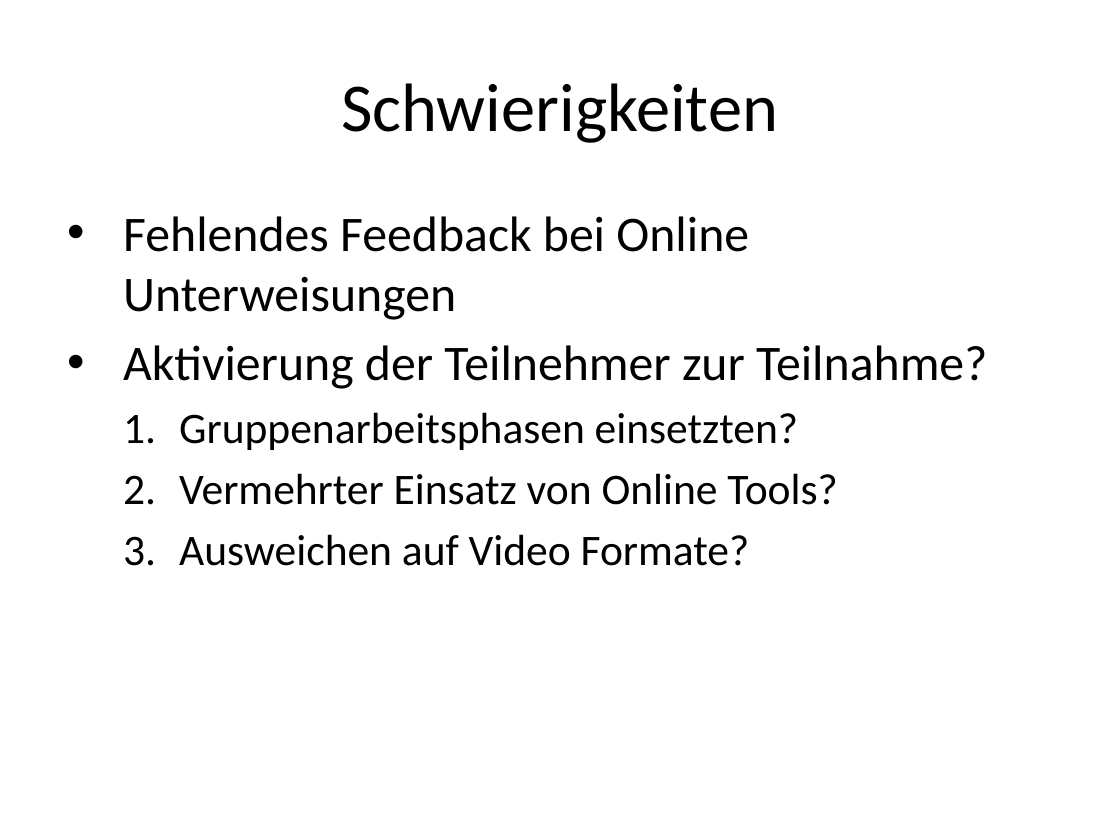
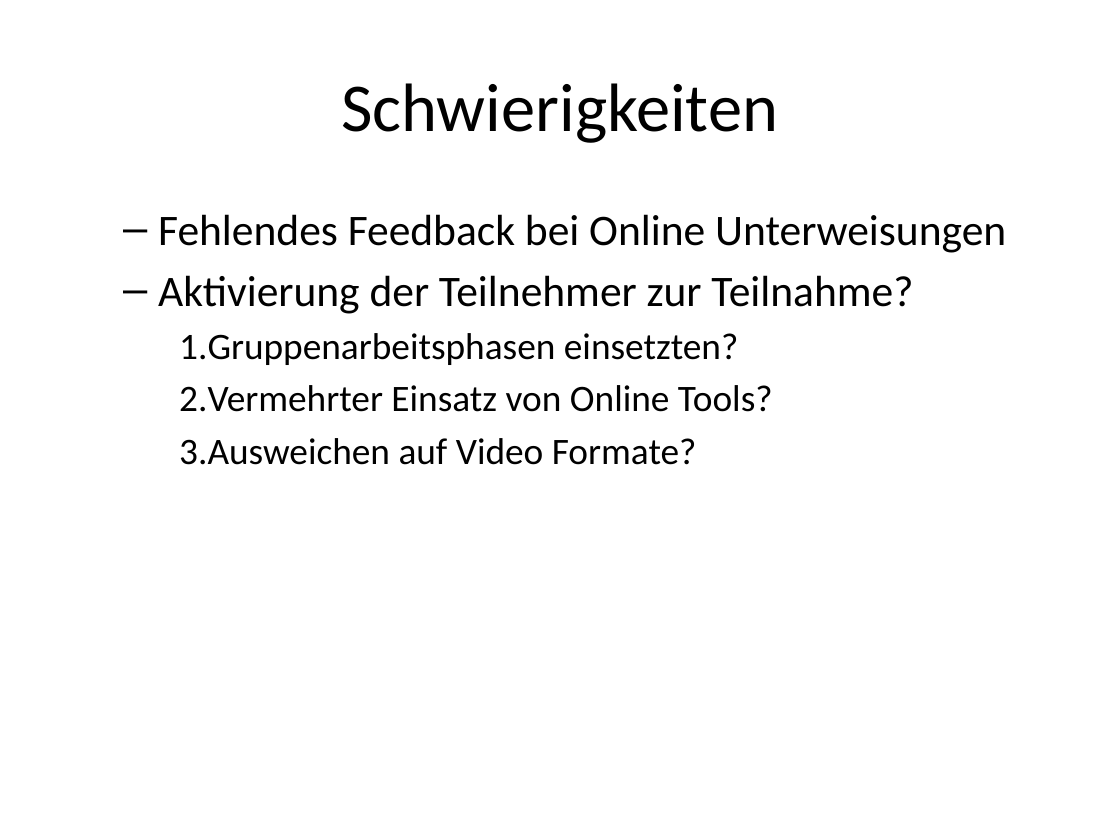
Before and after one commit to roman91DE/wipaed, a slide deck: slide 19 of praktikum/praesentation/praesentation.pptx. Drawn at 1120x840 pixels with LibreOffice and Linux fonts; fonts in the diff are those of the drawing. Boxes give left, top, right and bottom in pixels: in the first picture for what was removed or moved away, otherwise in the second. Text is boxed around its words. In the diff, an @@ line names an element or a change of style, - is before the commit and + after.

```diff
--- a/praktikum/praesentation/praesentation.pptx
+++ b/praktikum/praesentation/praesentation.pptx
@@ text "Fehlendes Feedback bei Online Unterweisungen" at (158,214,1006,465): size 32 to 28 pt in "Fehlendes Feedback bei Online Unterweisungen", "Aktivierung der Teilnehmer zur Teilnahme?"; size 28 to 24 pt in "Gruppenarbeitsphasen einsetzten?", "Vermehrter Einsatz von Online Tools?", "Ausweichen auf Video Formate?"; bullet • to –; list level 1 to 2 in "Fehlendes Feedback bei Online Unterweisungen"; list level 1 to 2 in "Aktivierung der Teilnehmer zur Teilnahme?"; list level 2 to 3 in "Gruppenarbeitsphasen einsetzten?"; list level 2 to 3 in "Vermehrter Einsatz von Online Tools?"; list level 2 to 3 in "Ausweichen auf Video Formate?" @@
```
Also in this commit, not shown: 14 other slides changed, 3 other files.
